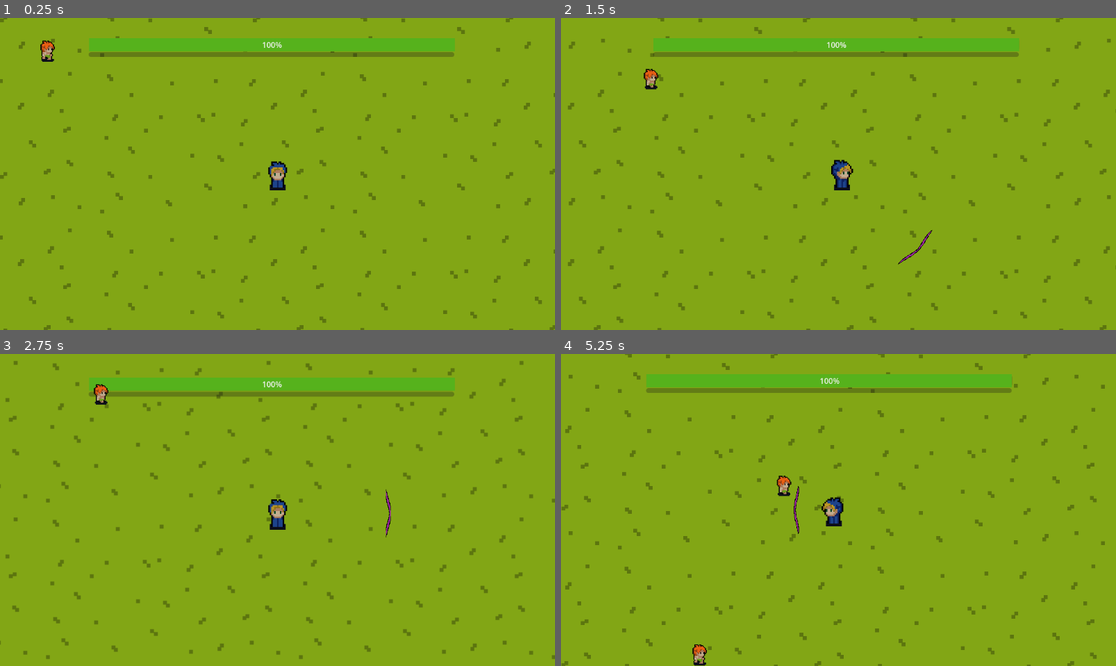
Above: before the commit, frames 1-4 (two rows, left to right).
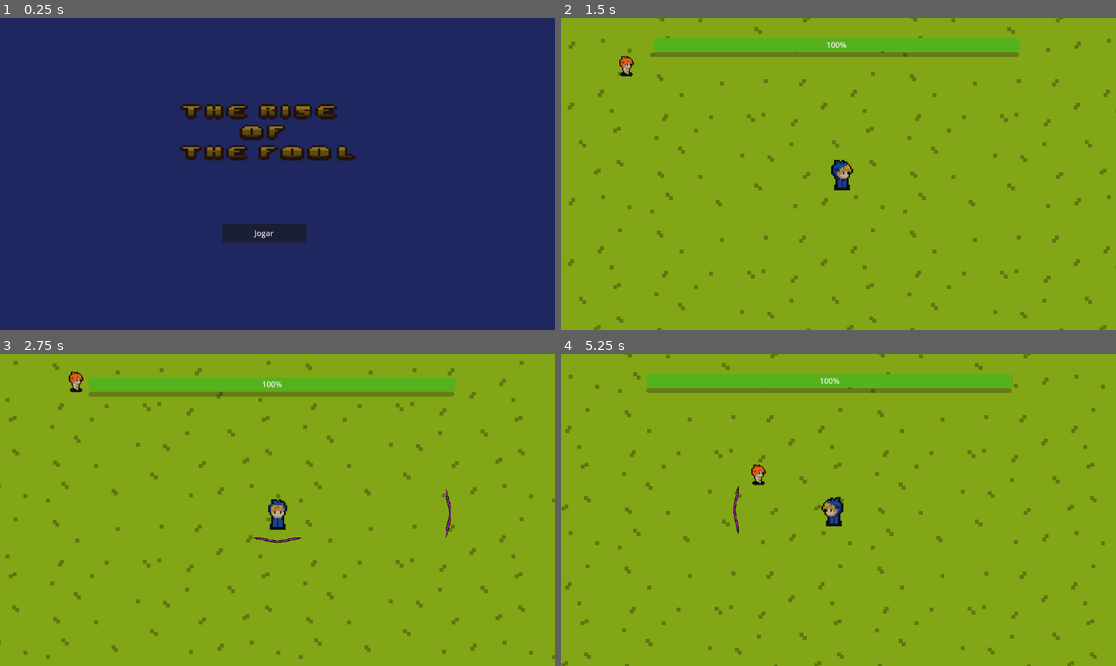
Above: after the commit, the same moments.

Repository: HendrickFS/TheRiseOfTheFool
Game: Godot game, scene res://interface/menu.tscn
The game is run twice, just before and just after one commit, with the same random seed, the same clock (stepped at 60 frames per second) and the same inputs. Before the commit the project starts from res://world/world.tscn.
Inputs (mouse positions are in pixels of both pictures, inside the frame that each line leads up to):
- Up to frame 1 (0.25 s): no input
- Up to frame 2 (1.5 s): click (827, 233) at 0.5 s, where only the run after the commit has a clickable "Jogar"; hold Right (ui_right) from 1.28 s (still down)
- Up to frame 3 (2.75 s): release Right (ui_right) at 2.03 s; hold Down (ui_down) from 2.03 s (still down)
- Up to frame 4 (5.25 s): release Down (ui_down) at 2.78 s; hold Right (ui_right) 2.78-3.53 s; hold Up (ui_up) 3.53-4.28 s; hold Left (ui_left) from 4.28 s (still down)

The runs differ from the first frame. In frame 1, 100% of the frame differs, in the area x 0-100%, y 0-100%; in frame 2, 0.3%; in frame 3, 0.5%; in frame 4, 0.6%.

Commit message:
menu added

Diff:
--- a/enemy/chaser.gd
+++ b/enemy/chaser.gd
@@ -2,6 +2,7 @@
 
 @onready var player = get_node("/root/world/player")
 var speed = 100
+var life = 20
 var damage = 10
 var exp_value = 15
 var exp = load("res://items/exp.tscn")
@@ -31,12 +32,14 @@
 		_animated_sprite.flip_h = true
 		_animated_sprite.play("curupira_walk")
 
-func death():
-	var exp_instance = exp.instantiate()
-	exp_instance.global_position = position
-	exp_instance.initialize(exp_value)
-	get_parent().add_child(exp_instance)
-	queue_free()
+func death(life_depleted):
+	life-=life_depleted
+	if(life<=0):
+		var exp_instance = exp.instantiate()
+		exp_instance.global_position = position
+		exp_instance.initialize(exp_value)
+		get_parent().add_child(exp_instance)
+		queue_free()
 
 func on_slash_collision():
 	pass
--- a/game_over.gd
+++ b/game_over.gd
@@ -7,4 +7,4 @@
 
 
 func _on_menu_pressed():
-	pass # Replace with function body.
+	get_tree().change_scene_to_file("res://interface/menu.tscn")
--- /dev/null
+++ b/interface/game_win.tscn
@@ -0,0 +1,3 @@
+[gd_scene format=3 uid="uid://bakg2yxa0j0ky"]
+
+[node name="game_win" type="Node2D"]
--- /dev/null
+++ b/interface/menu.tscn
@@ -0,0 +1,27 @@
+[gd_scene load_steps=3 format=3 uid="uid://ck7vi7alydh1c"]
+
+[ext_resource type="Script" path="res://menu.gd" id="1_nnkda"]
+[ext_resource type="Texture2D" uid="uid://btjowgygv0dre" path="res://interface/assets/Titulo.png" id="2_11yvc"]
+
+[node name="menu" type="Node2D"]
+script = ExtResource("1_nnkda")
+
+[node name="ColorRect" type="ColorRect" parent="."]
+offset_right = 1156.0
+offset_bottom = 649.0
+color = Color(0.119356, 0.15213, 0.373468, 1)
+
+[node name="Sprite2D" type="Sprite2D" parent="."]
+texture_filter = 1
+position = Vector2(584, 243)
+scale = Vector2(5.60065, 3.55208)
+texture = ExtResource("2_11yvc")
+
+[node name="Button" type="Button" parent="."]
+offset_left = 461.0
+offset_top = 427.0
+offset_right = 636.0
+offset_bottom = 466.0
+text = "Jogar"
+
+[connection signal="pressed" from="Button" to="." method="_on_button_pressed"]
--- /dev/null
+++ b/menu.gd
@@ -0,0 +1,5 @@
+extends Node2D
+
+
+func _on_button_pressed():
+	get_tree().change_scene_to_file("res://world/world.tscn")
--- a/player/attacks/slash.gd
+++ b/player/attacks/slash.gd
@@ -2,7 +2,7 @@
 
 var speed = 500
 var direction = Vector2(1,1)
-
+var damage = 0
 var sprite
 @onready var player = get_node("/root/world/player")
 
@@ -15,15 +15,16 @@
 func _process(delta):
 	position += direction * speed * delta
 
-func initialize(direction_vector, initial_speed):
+func initialize(direction_vector, initial_speed, initial_damage):
 	if(direction_vector != Vector2.ZERO):
 		direction = direction_vector.normalized()
 	speed = initial_speed
+	damage = initial_damage
 	rotation = direction.angle()
 
 
 
 func _on_body_entered(body):
 	emit_signal("slash_collision")
-	body.death()
+	body.death(damage)
 	queue_free()
--- a/player/player.gd
+++ b/player/player.gd
@@ -4,6 +4,7 @@
 var attack_direction = Vector2.ZERO
 
 var slash_timer = 1
+var slash_damage = 15
 var slash = load("res://player/attacks/slash.tscn")
 
 var damage_timer = 1
@@ -15,11 +16,12 @@
 var level = 0
 var required_level = 100 * (1.5)**level #100 é o custo base para passar nivel, a cada nivel o custo do nivel anterior ira ser multiplicado por 1.5
 signal experience_obtained(exp_value)
+signal player_level_up(new_exp_required)
 
 @onready var _animated_sprite: AnimatedSprite2D = $Sprite2D
 
 func _physics_process(delta):
-	var input = Input.get_vector("ui_left", "ui_right", "ui_up", "ui_down")
+	var input = Input.get_vector("left", "right", "up", "down")
 	#verifica movimento
 	if (input[0] != 0 or input[1] != 0):
 		attack_direction = input
@@ -29,7 +31,7 @@
 		slash_timer = 1
 		var slash_intance = slash.instantiate()
 		add_child(slash_intance)
-		slash_intance.initialize(Vector2(attack_direction), 300)
+		slash_intance.initialize(Vector2(attack_direction), 300, slash_damage)
 
 	if damage_flag:
 		damage_timer-=delta
@@ -73,6 +75,11 @@
 func get_experience(exp_value):
 	experience+=exp_value
 	emit_signal("experience_obtained", experience)
+	if(experience >= required_level):
+		level += 1
+		experience = 0
+		required_level = 100 * (1.5)**level
+		level_up()
 
 func level_up():
-	pass
+	emit_signal("player_level_up", required_level)
--- a/player/player_experience.gd
+++ b/player/player_experience.gd
@@ -4,6 +4,11 @@
 	var group_members = get_tree().get_nodes_in_group("player")
 	for emitter in group_members:
 		emitter.connect("experience_obtained", experience_increase)
+		emitter.connect("player_level_up", level_up)
 
 func experience_increase(exp_value):
 	value = exp_value
+
+func level_up(new_exp_required):
+	max_value = new_exp_required
+	value = 0
--- a/project.godot
+++ b/project.godot
@@ -11,13 +11,40 @@
 [application]
 
 config/name="The Rise Of The Fool"
-run/main_scene="res://world/world.tscn"
+run/main_scene="res://interface/menu.tscn"
 config/features=PackedStringArray("4.2", "GL Compatibility")
 config/icon="res://icon.svg"
 
 [dotnet]
 
 project/assembly_name="The Rise Of The Fool"
+
+[input]
+
+left={
+"deadzone": 0.5,
+"events": [Object(InputEventKey,"resource_local_to_scene":false,"resource_name":"","device":-1,"window_id":0,"alt_pressed":false,"shift_pressed":false,"ctrl_pressed":false,"meta_pressed":false,"pressed":false,"keycode":0,"physical_keycode":65,"key_label":0,"unicode":97,"echo":false,"script":null)
+, Object(InputEventKey,"resource_local_to_scene":false,"resource_name":"","device":-1,"window_id":0,"alt_pressed":false,"shift_pressed":false,"ctrl_pressed":false,"meta_pressed":false,"pressed":false,"keycode":0,"physical_keycode":4194319,"key_label":0,"unicode":0,"echo":false,"script":null)
+]
+}
+right={
+"deadzone": 0.5,
+"events": [Object(InputEventKey,"resource_local_to_scene":false,"resource_name":"","device":-1,"window_id":0,"alt_pressed":false,"shift_pressed":false,"ctrl_pressed":false,"meta_pressed":false,"pressed":false,"keycode":0,"physical_keycode":68,"key_label":0,"unicode":100,"echo":false,"script":null)
+, Object(InputEventKey,"resource_local_to_scene":false,"resource_name":"","device":-1,"window_id":0,"alt_pressed":false,"shift_pressed":false,"ctrl_pressed":false,"meta_pressed":false,"pressed":false,"keycode":0,"physical_keycode":4194321,"key_label":0,"unicode":0,"echo":false,"script":null)
+]
+}
+up={
+"deadzone": 0.5,
+"events": [Object(InputEventKey,"resource_local_to_scene":false,"resource_name":"","device":-1,"window_id":0,"alt_pressed":false,"shift_pressed":false,"ctrl_pressed":false,"meta_pressed":false,"pressed":false,"keycode":0,"physical_keycode":87,"key_label":0,"unicode":119,"echo":false,"script":null)
+, Object(InputEventKey,"resource_local_to_scene":false,"resource_name":"","device":-1,"window_id":0,"alt_pressed":false,"shift_pressed":false,"ctrl_pressed":false,"meta_pressed":false,"pressed":false,"keycode":4194320,"physical_keycode":4194320,"key_label":4194320,"unicode":0,"echo":false,"script":null)
+]
+}
+down={
+"deadzone": 0.5,
+"events": [Object(InputEventKey,"resource_local_to_scene":false,"resource_name":"","device":-1,"window_id":0,"alt_pressed":false,"shift_pressed":false,"ctrl_pressed":false,"meta_pressed":false,"pressed":false,"keycode":0,"physical_keycode":83,"key_label":0,"unicode":115,"echo":false,"script":null)
+, Object(InputEventKey,"resource_local_to_scene":false,"resource_name":"","device":-1,"window_id":0,"alt_pressed":false,"shift_pressed":false,"ctrl_pressed":false,"meta_pressed":false,"pressed":false,"keycode":0,"physical_keycode":4194322,"key_label":0,"unicode":0,"echo":false,"script":null)
+]
+}
 
 [layer_names]
 
--- a/world/world.tscn
+++ b/world/world.tscn
@@ -6,7 +6,7 @@
 [ext_resource type="PackedScene" uid="uid://c5sgcn4tdk74a" path="res://enemy/chaser.tscn" id="2_fhk4u"]
 [ext_resource type="Texture2D" uid="uid://cep1l61n5dmgf" path="res://world/assets/Arvore.png" id="2_x4sv4"]
 [ext_resource type="AudioStream" uid="uid://d41w6fclmsg6" path="res://future.ogg" id="4_oiw56"]
-[ext_resource type="PackedScene" uid="uid://dt1rnijwp4318" path="res://player/player_experience.tscn" id="5_nn8u4"]
+[ext_resource type="PackedScene" uid="uid://dt1rnijwp4318" path="res://enemy/assets/player_experience.tscn" id="5_nn8u4"]
 [ext_resource type="PackedScene" uid="uid://baaoy7sdytdch" path="res://player/player_life.tscn" id="6_w0xnf"]
 
 [sub_resource type="TileSetAtlasSource" id="TileSetAtlasSource_gbl4b"]
Renamed: player/player_experience.tscn -> enemy/assets/player_experience.tscn
